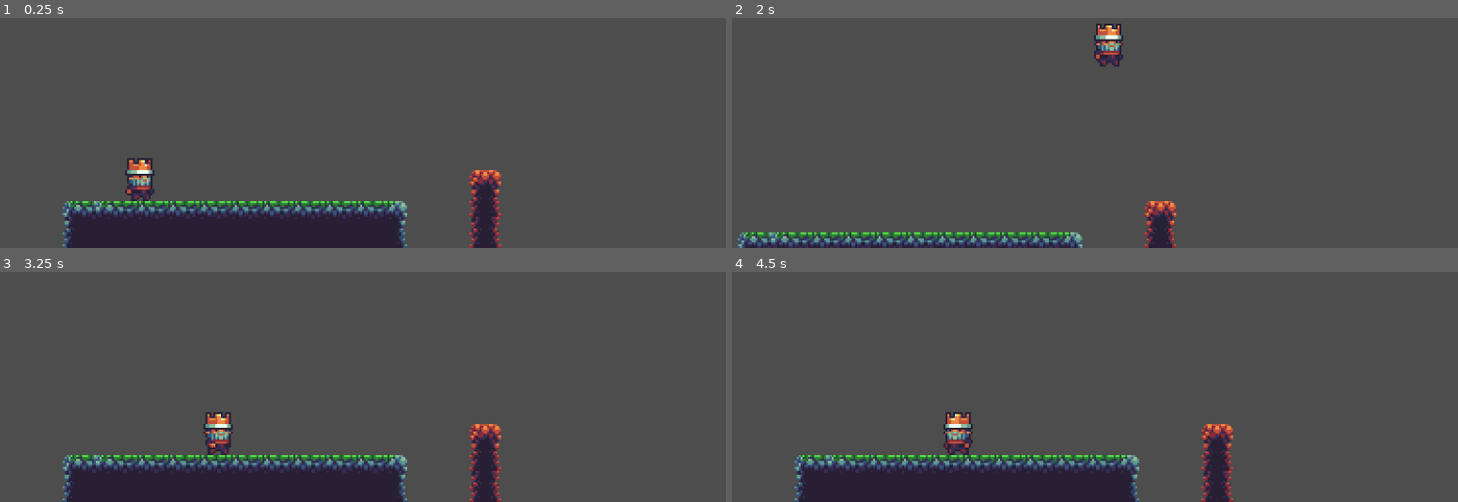
Above: before the commit, frames 1-4 (two rows, left to right).
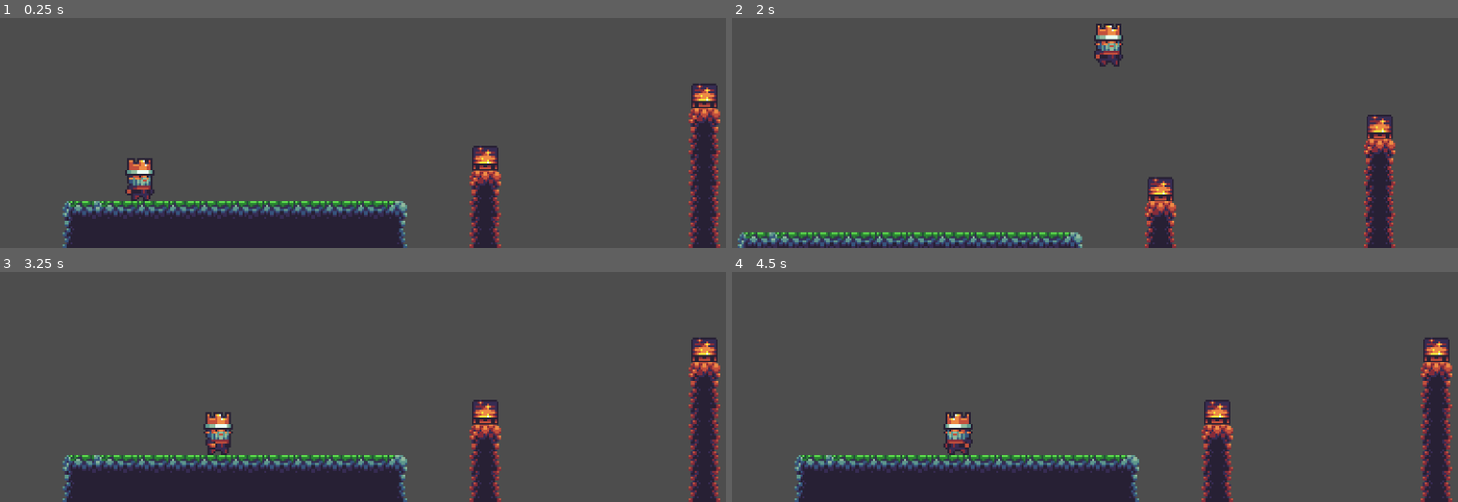
Above: after the commit, the same moments.

Repository: TobsF/c4k-jump-and-run
Game: Godot game, scene res://game.tscn
Same seed, same stepped clock (60 frames per second), same inputs: the game is played once before the commit and once after it.
Inputs:
- Up to frame 1 (0.25 s): no input
- Up to frame 2 (2 s): tap Enter (ui_accept) at 0.5, 0.77, 1.52 s; hold Right (ui_right) from 0.53 s (still down)
- Up to frame 3 (3.25 s): release Right (ui_right) at 2.03 s; hold Left (ui_left) 2.03-2.78 s; hold Right (ui_right) from 2.78 s (still down); tap Enter (ui_accept) at 3.02 s
- Up to frame 4 (4.5 s): tap Enter (ui_accept) at 3.77 s; release Right (ui_right) at 4.28 s; hold Left (ui_left) from 4.28 s (still down)

The runs differ from the first frame. In frame 1, 3.1% of the frame differs, in the area x 65-100%, y 28-100%; in frame 2, 2.6%; in frame 3, 3.1%; in frame 4, 3.1%.

Commit message:
add collectable treasure

Diff:
--- a/game.gd
+++ b/game.gd
@@ -1,4 +1,12 @@
 extends Node2D
 
-func _on_pit_body_entered(body):
+func _ready():
+	for node in get_children():
+		if node.has_signal("treasure_collected"):
+			node.treasure_collected.connect(_on_treasure_collected)
+
+func _on_pit_body_entered(_body):
 	get_tree().call_deferred("reload_current_scene")
+
+func _on_treasure_collected():
+	print("Schatz gesammelt!")
--- a/game.tscn
+++ b/game.tscn
@@ -1,8 +1,9 @@
-[gd_scene load_steps=7 format=3 uid="uid://b7lrge1e0fbai"]
+[gd_scene load_steps=8 format=3 uid="uid://b7lrge1e0fbai"]
 
 [ext_resource type="PackedScene" uid="uid://bj1hysebuxd6q" path="res://player.tscn" id="1_2au6s"]
 [ext_resource type="Script" path="res://game.gd" id="1_6s4ut"]
 [ext_resource type="Texture2D" uid="uid://b2rf3s2retiwc" path="res://assets/backgrounds/sheet.png" id="2_l0ylw"]
+[ext_resource type="PackedScene" uid="uid://bo72iap3q4uxq" path="res://treasure.tscn" id="4_5u5yh"]
 
 [sub_resource type="TileSetAtlasSource" id="TileSetAtlasSource_1b3lj"]
 texture = ExtResource("2_l0ylw")
@@ -353,7 +354,7 @@
 [node name="TileMap" type="TileMap" parent="."]
 tile_set = SubResource("TileSet_k670g")
 format = 2
-layer_0/tile_data = PackedInt32Array(2555907, 458752, 2, 255 …(1655 unchanged characters)… , 2949135, 851968, 1, 3014671, 851968, 1)
+layer_0/tile_data = PackedInt32Array(2555907, 458752, 2, 255 …(1655 unchanged characters)… , 2949135, 851968, 1, 3014671, 851968, 1, 2359318, 851968, 0, 2424854, 851968, 1, 2490390, 851968, 1, 2555926, 851968, 1, 2621462, 851968, 1, 2686998, 851968, 1, 2752534, 851968, 1, 2818070, 851968, 1, 2883606, 851968, 1, 2949142, 851968, 1, 3014678, 851968, 1, 2555936, 851968, 0, 2621472, 851968, 1, 2687008, 851968, 1, 2752544, 851968, 1, 2818080, 851968, 1, 2883616, 851968, 1, 2949152, 851968, 1, 3014688, 851968, 1)
 
 [node name="Pit" type="Area2D" parent="."]
 collision_layer = 2
@@ -362,4 +363,13 @@
 position = Vector2(0, 675)
 shape = SubResource("WorldBoundaryShape2D_ia57e")
 
+[node name="Treasure" parent="." instance=ExtResource("4_5u5yh")]
+position = Vector2(248, 602)
+
+[node name="Treasure2" parent="." instance=ExtResource("4_5u5yh")]
+position = Vector2(360, 570)
+
+[node name="Treasure3" parent="." instance=ExtResource("4_5u5yh")]
+position = Vector2(520, 618)
+
 [connection signal="body_entered" from="Pit" to="." method="_on_pit_body_entered"]
--- /dev/null
+++ b/treasure.gd
@@ -0,0 +1,7 @@
+extends Area2D
+
+signal treasure_collected
+
+func _on_body_entered(_body):
+	treasure_collected.emit()
+	queue_free()
--- /dev/null
+++ b/treasure.tscn
@@ -0,0 +1,21 @@
+[gd_scene load_steps=4 format=3 uid="uid://bo72iap3q4uxq"]
+
+[ext_resource type="Texture2D" uid="uid://b2rf3s2retiwc" path="res://assets/backgrounds/sheet.png" id="1_db7kq"]
+[ext_resource type="Script" path="res://treasure.gd" id="1_vd8wf"]
+
+[sub_resource type="RectangleShape2D" id="RectangleShape2D_a53li"]
+size = Vector2(12, 12)
+
+[node name="Treasure" type="Area2D"]
+collision_layer = 2
+script = ExtResource("1_vd8wf")
+
+[node name="Sprite2D" type="Sprite2D" parent="."]
+texture = ExtResource("1_db7kq")
+region_enabled = true
+region_rect = Rect2(257.294, 67.0259, 13.1077, 12.5671)
+
+[node name="CollisionShape2D" type="CollisionShape2D" parent="."]
+shape = SubResource("RectangleShape2D_a53li")
+
+[connection signal="body_entered" from="." to="." method="_on_body_entered"]
